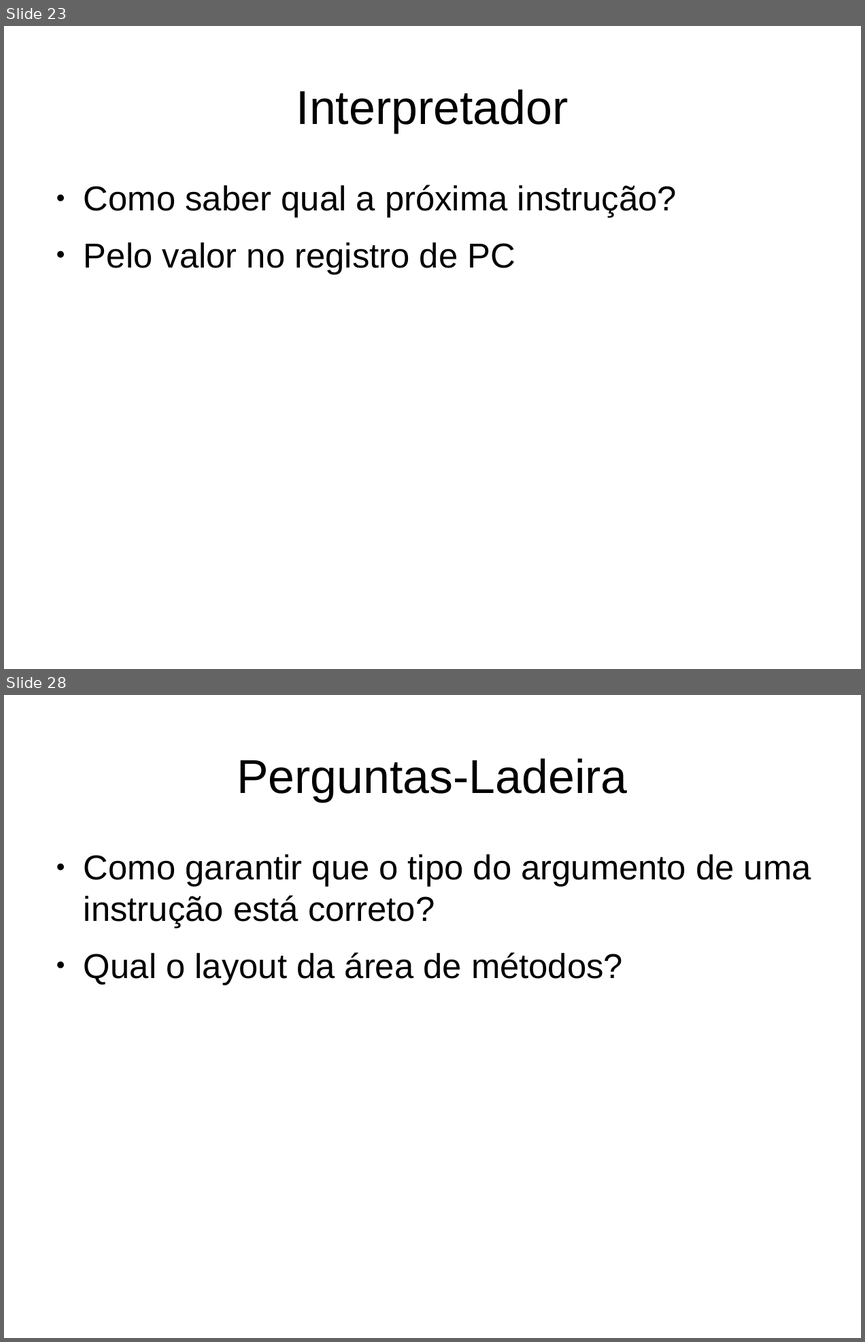
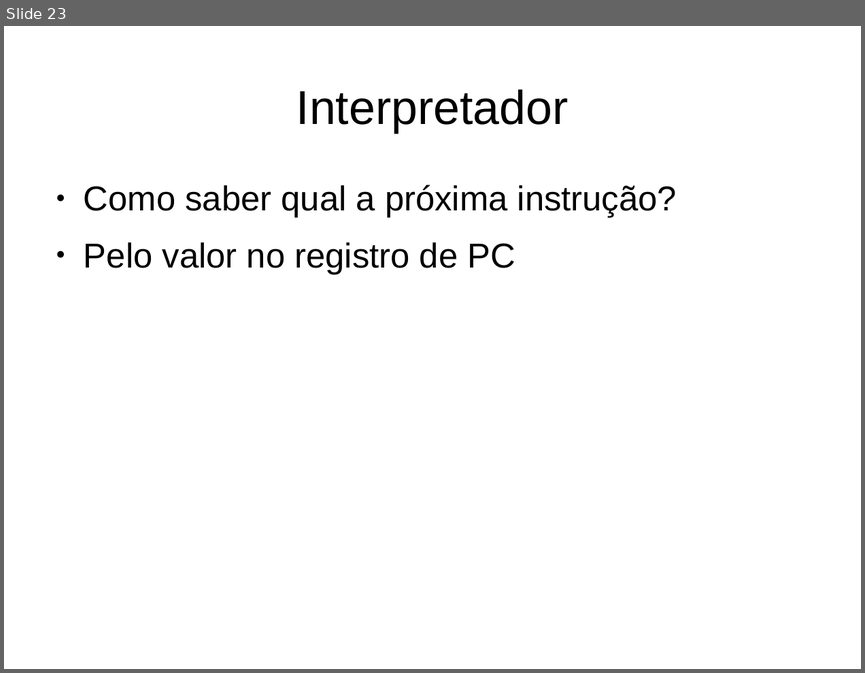
Before and after one commit to gabrielmm1234/jvm-sb, a slide deck: projetoLogico/apresentacao.odp. Shown one above the other, each under a label of ours: slides 23 and 28 before the commit, slide 23 after it; the slides between them are not shown. The pictures are 865x1342 and 865x673 pixels, drawn with LibreOffice and Linux fonts; fonts in the diff are those of the drawing. Boxes give left, top, right and bottom in pixels: in the first picture for what was removed or moved away, otherwise in the second. Text is boxed around its words. In the diff, an @@ line names an element or a change of style, - is before the commit and + after.

```diff
--- a/projetoLogico/apresentacao.odp
+++ b/projetoLogico/apresentacao.odp
@@ slide 28 removed at <box>4,695,861,1338</box>, background #FFFFFF @@
@@ title removed at <box>237,758,627,802</box> @@
-Perguntas-Ladeira
@@ text removed at <box>84,854,811,985</box> @@
-● Como garantir que o tipo do argumento de uma instrução está correto?
-● Qual o layout da área de métodos?
```
Also in this commit, not shown: 5 slides changed, 2 other slides removed.
